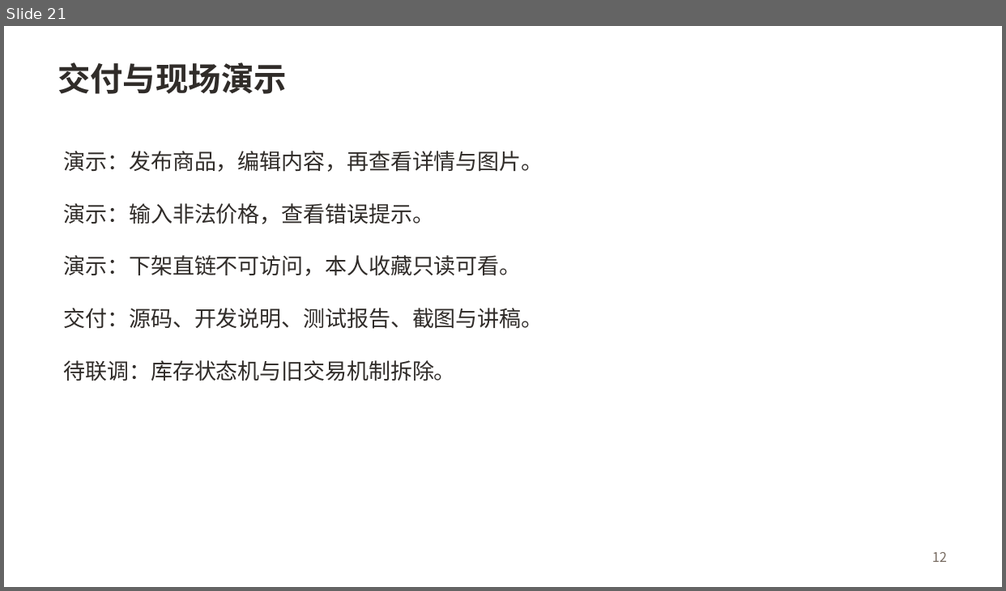
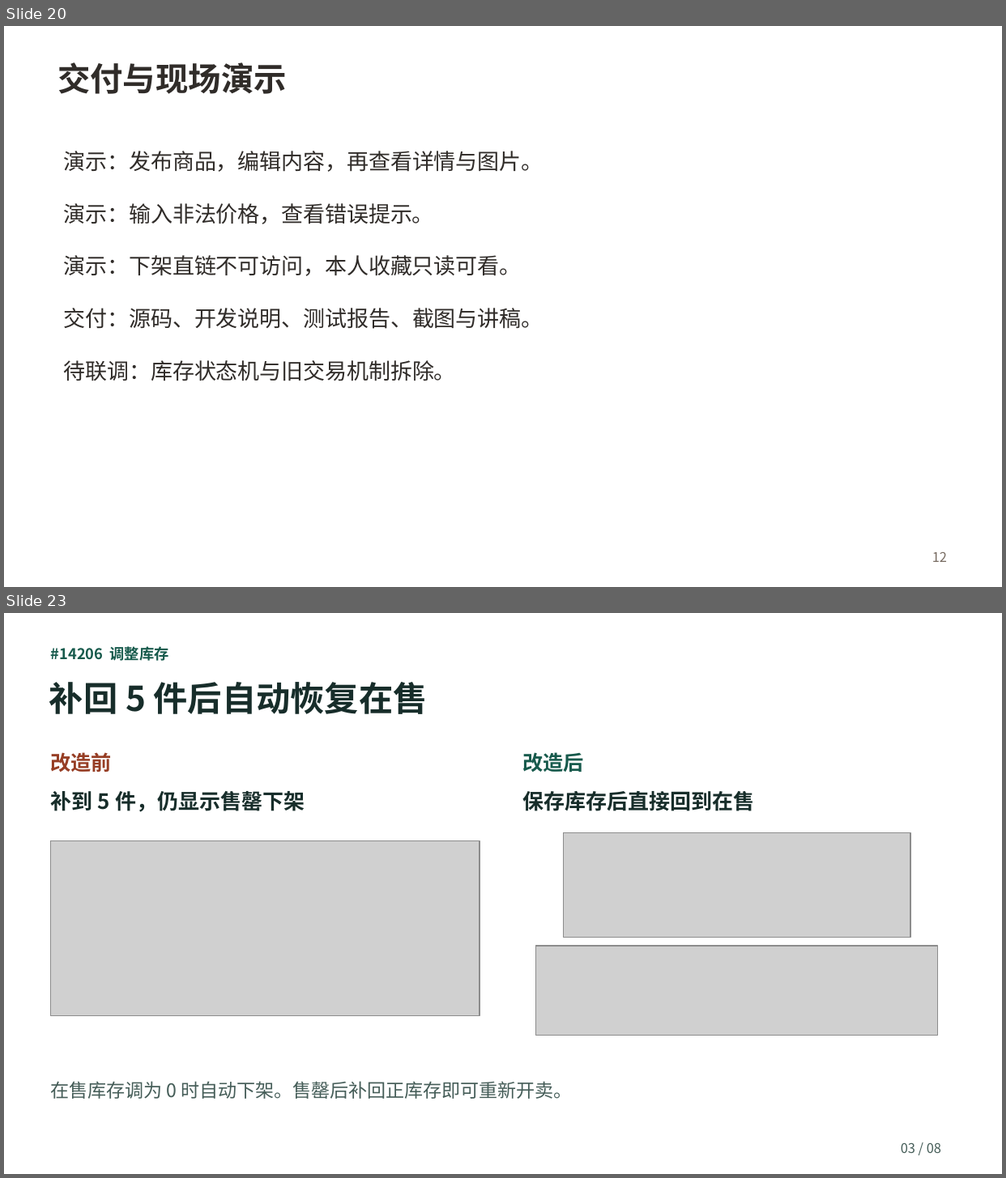
Before and after one commit to hds556/se-course-project, a slide deck: 成果物/第二组第四次阶段性评审报告.pptx. Shown one above the other, each under a label of ours: slide 21 before the commit, slides 20 and 23 after it; the slides between them are not shown. The pictures are 1006x591 and 1006x1178 pixels, drawn with LibreOffice and Linux fonts; fonts in the diff are those of the drawing; grey boxes stand for pictures. Boxes give left, top, right and bottom in pixels: in the first picture for what was removed or moved away, otherwise in the second. Text is boxed around its words. In the diff, an @@ line names an element or a change of style, - is before the commit and + after.

```diff
--- a/成果物/第二组第四次阶段性评审报告.pptx
+++ b/成果物/第二组第四次阶段性评审报告.pptx
@@ slide 23 added at [4, 613, 1002, 1174], background #FFFFFF @@
@@ text added at [51, 646, 169, 661], 10.7 pt, text #175A4C, bold @@
+#14206 调整库存
@@ text added at [49, 682, 428, 714], 24.8 pt, text #172D2A, bold @@
+补回 5 件后自动恢复在售
@@ text added at [51, 752, 112, 772], 14.7 pt, text #963D24, bold @@
+改造前
@@ text added at [522, 752, 583, 773], 14.7 pt, text #175A4C, bold @@
+改造后
@@ text added at [51, 791, 305, 812], 15.2 pt, text #172D2A, bold @@
+补到 5 件，仍显示售罄下架
@@ text added at [522, 791, 754, 811], 15.2 pt, text #172D2A, bold @@
+保存库存后直接回到在售
@@ picture added at [51, 841, 480, 1015] @@
@@ picture added at [563, 833, 910, 937] @@
@@ picture added at [536, 946, 938, 1036] @@
@@ text added at [51, 1081, 573, 1099], 13.5 pt, text #455D58 @@
+在售库存调为 0 时自动下架。售罄后补回正库存即可重新开卖。
@@ text added at [901, 1144, 941, 1153], 9.6 pt, text #455D58 @@
+03 / 08
@@ what was slide 21 is now slide 20 @@
```
Also in this commit, not shown: 6 slides changed, 10 other slides added, 5 slides removed, 1 other file.
